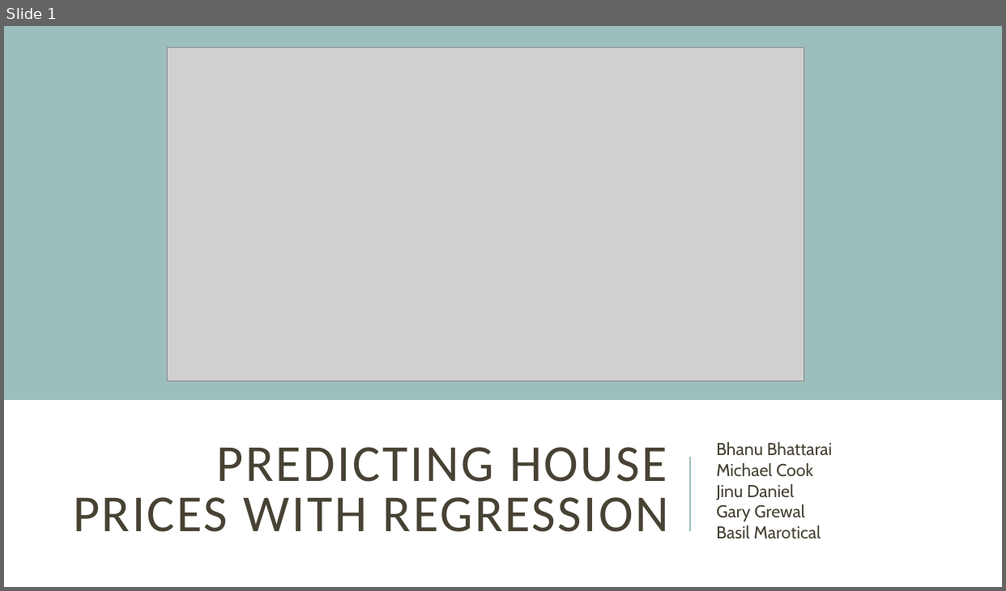
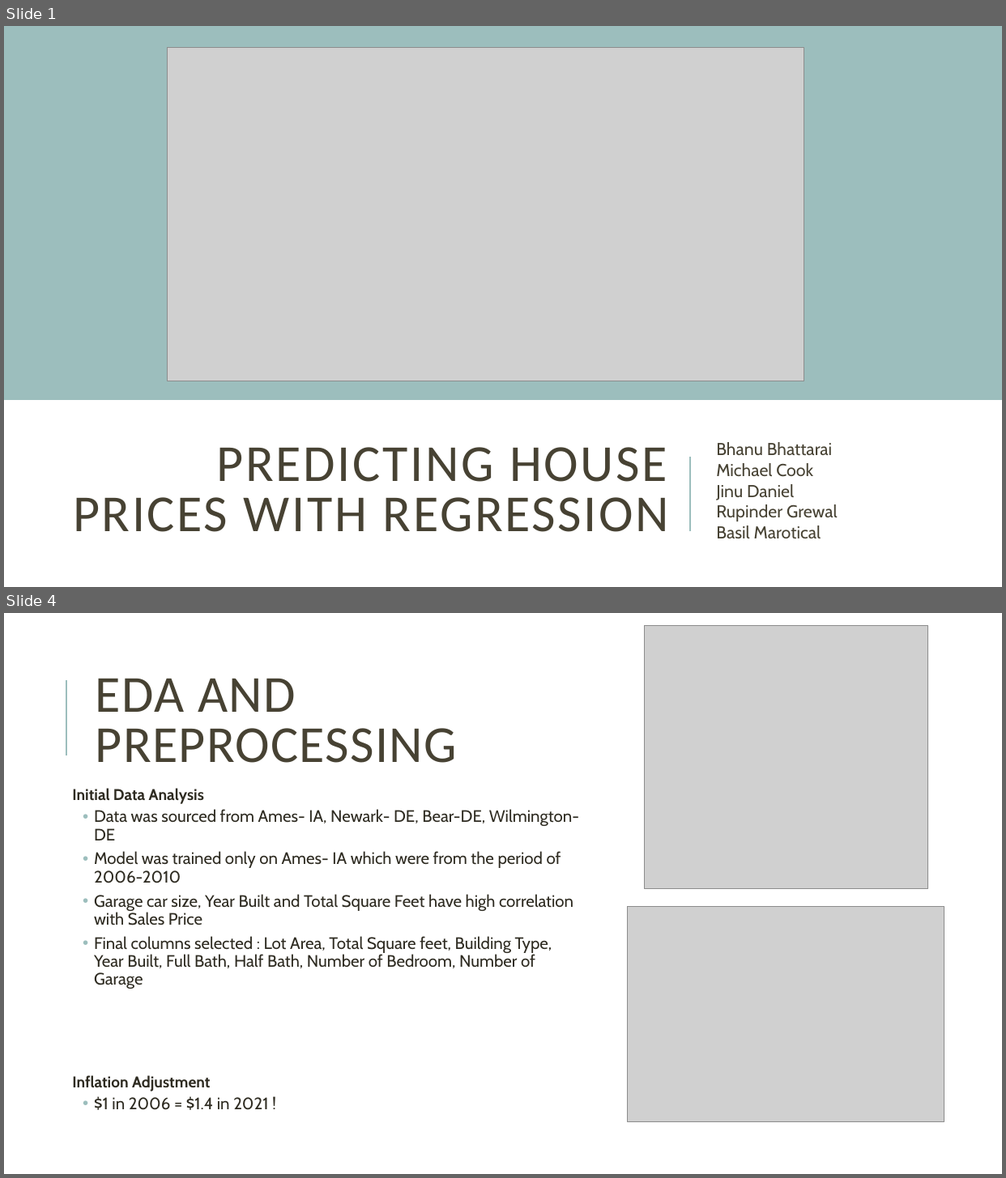
Before and after one commit to bmarotical/capstoneTeam6, a slide deck: Team6_FinalPresentationSlides.pptx. Shown one above the other, each under a label of ours: slide 1 before the commit, slides 1 and 4 after it; the slides between them are not shown. The pictures are 1006x591 and 1006x1178 pixels, drawn with LibreOffice and Linux fonts; fonts in the diff are those of the drawing; grey boxes stand for pictures. Boxes give left, top, right and bottom in pixels: in the first picture for what was removed or moved away, otherwise in the second. Text is boxed around its words. In the diff, an @@ line names an element or a change of style, - is before the commit and + after.

```diff
--- a/Team6_FinalPresentationSlides.pptx
+++ b/Team6_FinalPresentationSlides.pptx
@@ slide 4 added at (4, 613, 1002, 1174), background #FFFFFF @@
@@ picture added at (644, 626, 928, 889) @@
@@ line added from (66, 756) to (66, 680), #9CBEBD 1.5 pt @@
@@ title added at (96, 679, 457, 763), 50 pt, text #474233 @@
+EDA AND PREPROCESSING
@@ text added at (72, 788, 579, 1110), 16 pt, text #2E2B21 @@
+Initial Data Analysis
+  • Data was sourced from Ames- IA, Newark- DE, Bear-DE, Wilmington-DE
+  • Model was trained only on Ames- IA which were from the period of 2006-2010
+  • Garage car size, Year Built and Total Square Feet have high correlation with Sales Price
+  • Final columns selected : Lot Area, Total Square feet, Building Type, Year Built, Full Bath, Half Bath, Number of Bedroom, Number of Garage
+  Inflation Adjustment
+  • $1 in 2006 = $1.4 in 2021 !
@@ picture added at (628, 907, 945, 1122) @@
@@ slide 1 changed as well @@
@@ subtitle at (716, 505, 837, 522): text changed @@
-Gary Grewal
+Rupinder Grewal
```
Also in this commit, not shown: 6 other slides changed, 1 other slide added, 1 other file.
